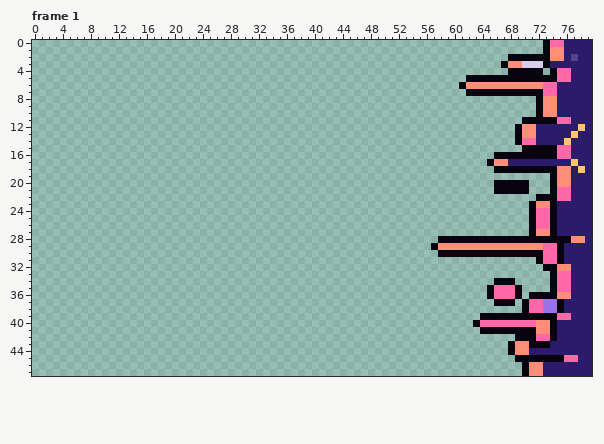
Pixel-art file: art/office/faces/takeover.aseprite. That is the earlier state.
80x48 pixels, 8 frames. Shown: frame 1. The commit also changed other frames, which this record leaves out.
And afterwards:
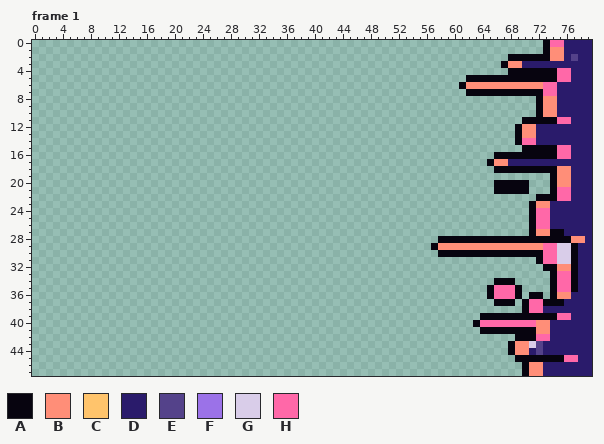
Palette (. is transparent): A #07040f  B #ff8e78  C #ffc46c  D #2a1b6b  E #54428a  F #9b72e8  G #d9cde9  H #ff68a8
Change:
Frame 1:
There is now colour A in row 4 at x 73.
The edit turns colour D into colour A in row 27 at x 75; in rows 29 to 35 at x 77.
The edit turns colour F into colour A in row 37 at x 73 to 74.
The edit turns colour A into colour D in row 3 at x 73; in rows 23 to 26 at x 74; in row 38 at x 75; in rows 40 to 42 at x 74; in row 43 at x 73.
The edit turns colour C into colour D in row 12 at x 78; in row 13 at x 77; in row 14 at x 76; in row 17 at x 77; in row 18 at x 78.
The edit turns colour F into colour D in row 38 at x 73 to 74.
The edit turns colour G into colour D in row 3 at x 70 to 72.
The edit turns colour A into colour E in row 43 at x 72.
The edit turns colour D into colour E in row 44 at x 72.
The edit turns colour A into colour G in rows 29 to 31 at x 75; in row 43 at x 71.
The edit turns colour D into colour G in rows 29 to 31 at x 76.
Colour A is gone in row 36 at x 73.
Pixel boxes of the changes (left, top, right, bottom) in both pictures:
changed: (522, 61, 550, 75)
changed: (564, 124, 585, 173)
changed: (529, 201, 578, 355)
